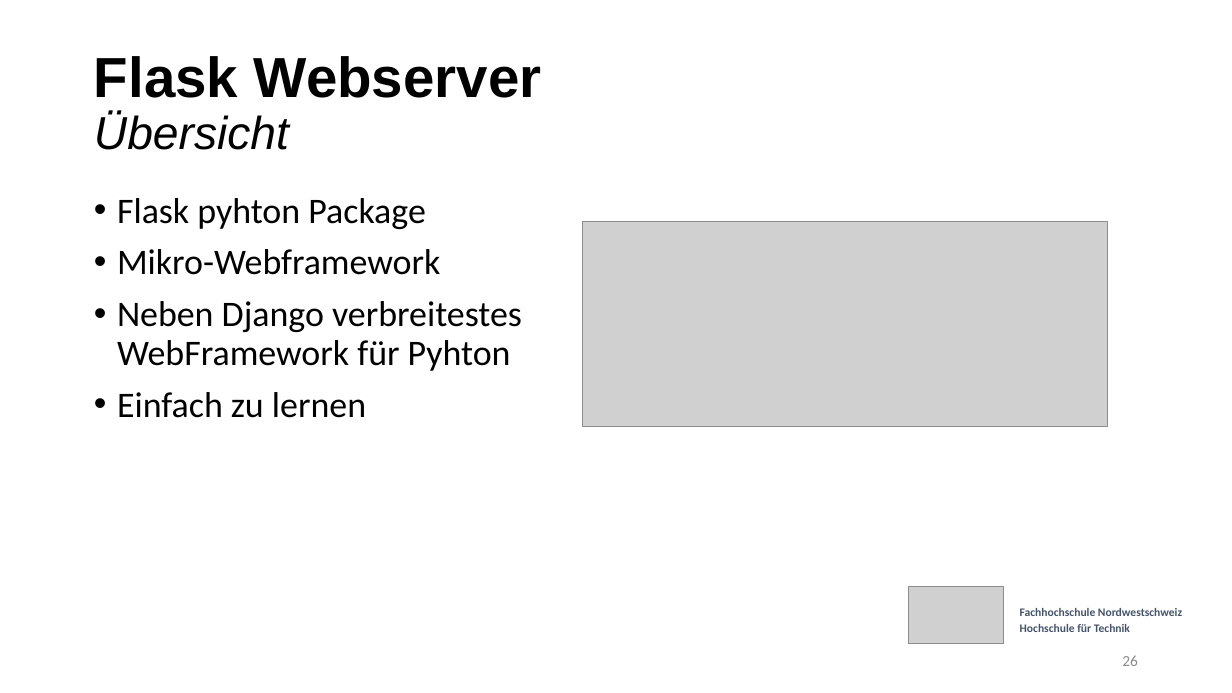
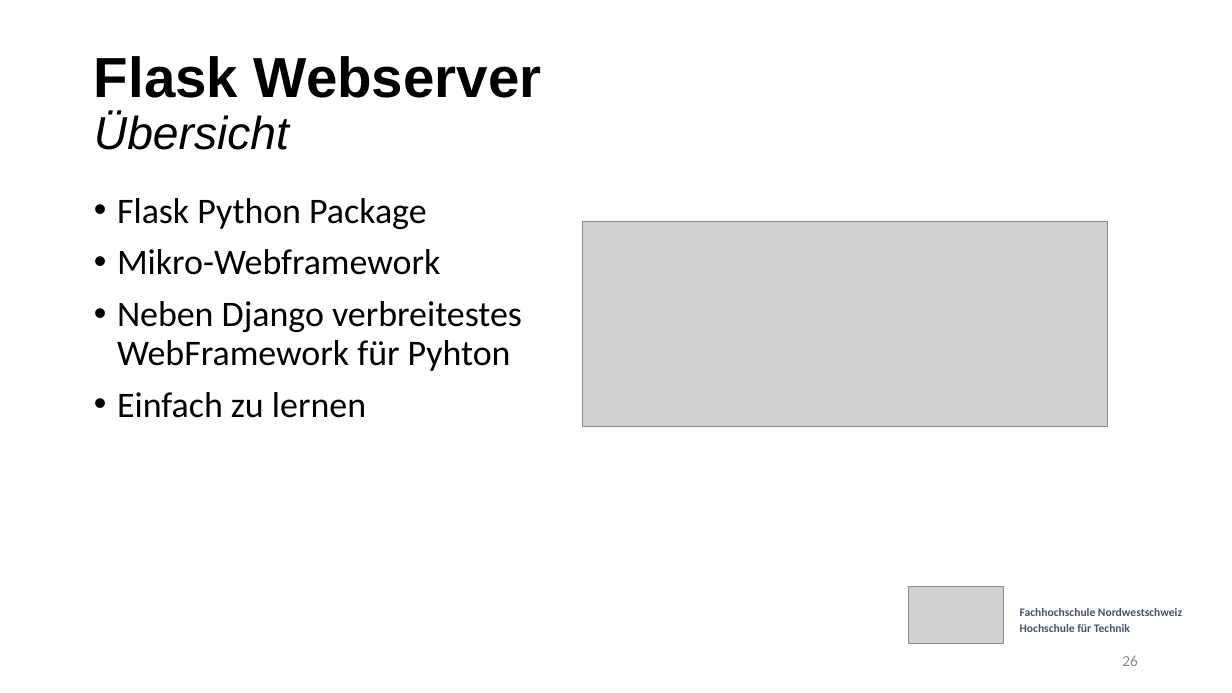
Before and after one commit to etiiiR/FHNW_Wettermonitor, a slide deck: slide 26 of Powerpoint v3.pptx. Drawn at 1232x693 pixels with LibreOffice and Linux fonts; fonts in the diff are those of the drawing; grey boxes stand for pictures. Boxes give left, top, right and bottom in pixels: in the first picture for what was removed or moved away, otherwise in the second. Text is boxed around its words. In the diff, an @@ line names an element or a change of style, - is before the commit and + after.

Commit message:
typo + Folie fürs routing

```diff
--- a/Powerpoint v3.pptx
+++ b/Powerpoint v3.pptx
@@ text at bbox=[117, 198, 426, 229]: text changed @@
-• Flask pyhton Package
+• Flask Python Package
```
Also in this commit, not shown: 9 other slides changed, 1 slide added.
